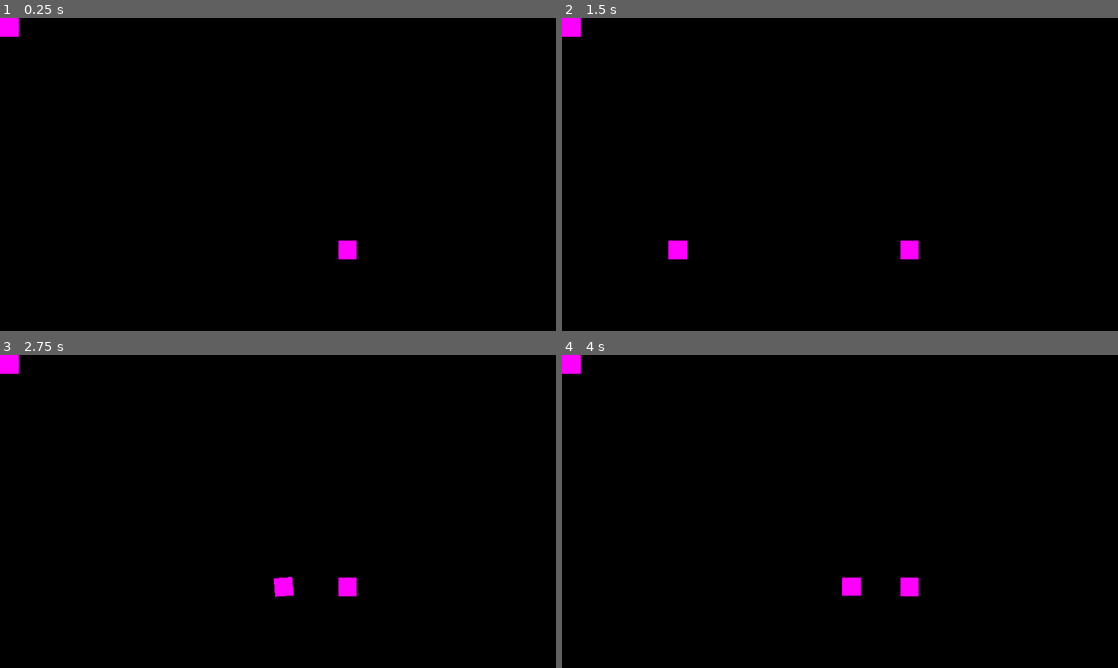
Above: before the commit, frames 1-4 (two rows, left to right).
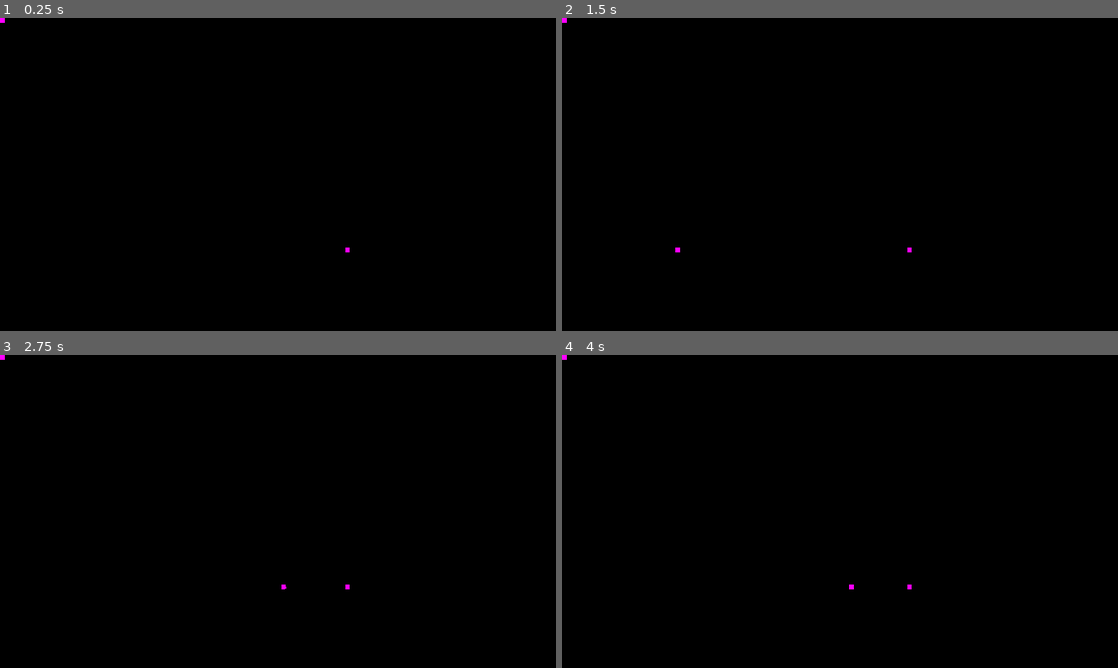
Above: after the commit, the same moments.

Repository: shubham230523/Toto
Game: Godot game, scene res://scenes/episode.tscn
The game is run twice, just before and just after one commit, with the same random seed, the same clock (stepped at 60 frames per second) and the same inputs.
Inputs:
- Up to frame 1 (0.25 s): no input
- Up to frame 2 (1.5 s): tap Enter at 0.5 s
- Up to frame 3 (2.75 s): no input
- Up to frame 4 (4 s): tap Space at 3.5 s

The runs differ from the first frame. In frame 1, 0.4% of the frame differs, in the area x 0-65%, y 0-78%; in frame 2, 0.6%; in frame 3, 0.6%; in frame 4, 0.6%.

Commit message:
Stabilize story generation: Fix Godot renderer crashes and improve script robustness

Diff:
--- a/renderer/scripts/character.gd
+++ b/renderer/scripts/character.gd
@@ -7,8 +7,16 @@
 @onready var anim_player = $AnimationPlayer
 
 ## Sets the character's visual texture.
-func set_texture(texture: Texture2D) -> void:
-	sprite.texture = texture
+func set_texture(tex: Texture2D) -> void:
+	if sprite:
+		sprite.texture = tex
+	else:
+		# Fallback if called before @onready
+		var s = get_node_or_null("Sprite")
+		if s:
+			s.texture = tex
+		else:
+			push_error("Character: Sprite node not found!")
 
 ## Plays a basic animation by name.
 func play_animation(anim_name: String) -> void:
--- a/renderer/scripts/object.gd
+++ b/renderer/scripts/object.gd
@@ -6,8 +6,14 @@
 @onready var sprite = $Sprite
 
 ## Sets the object's visual texture.
-func set_texture(texture: Texture2D) -> void:
-	sprite.texture = texture
+func set_texture(tex: Texture2D) -> void:
+	if sprite:
+		sprite.texture = tex
+	else:
+		# Fallback if called before @onready
+		var s = get_node_or_null("Sprite")
+		if s:
+			s.texture = tex
 
 ## Convenience method to flip the object horizontally.
 func set_facing_left(is_left: bool) -> void:
--- a/renderer/scripts/renderer.gd
+++ b/renderer/scripts/renderer.gd
@@ -176,12 +176,14 @@
 		await execute_action(action)
 
 func _ready() -> void:
-	# 0. Create a 1x1 magenta placeholder to identify missing textures visually and prevent crashes
-	var img = Image.create(64, 64, false, Image.FORMAT_RGBA8)
+	# 0. Create a 1x1 magenta placeholder ImageTexture.
+	var img = Image.create(16, 16, false, Image.FORMAT_RGBA8)
 	img.fill(Color.MAGENTA)
 	_placeholder_tex = ImageTexture.create_from_image(img)
 
 	register_resource("__placeholder", _placeholder_tex)
+	if background_node:
+		background_node.texture = _placeholder_tex
 
 	var episode_path = ""
 
@@ -242,27 +244,39 @@
 
 	# 2. Set Background
 	var bg_name = scene_data.get("background", "")
-	var bg_texture = _resource_registry.get(bg_name, _placeholder_tex)
+	var bg_texture = _resource_registry.get(bg_name)
+	if not bg_texture or not bg_texture is Texture2D:
+		bg_texture = _placeholder_tex
+
 	background_node.texture = bg_texture
 
 	# 3. Spawn Characters
 	for char_name in scene_data.get("characters", []):
 		var char_instance = CHARACTER_SCENE.instantiate()
+
+		# Set texture or placeholder BEFORE adding to tree
+		var texture = _resource_registry.get(char_name)
+		if not texture or not texture is Texture2D:
+			texture = _placeholder_tex
+
+		char_instance.set_texture(texture)
+
 		characters_container.add_child(char_instance)
 		register_node(char_name, char_instance)
-
-		# Set texture or placeholder
-		var texture = _resource_registry.get(char_name, _placeholder_tex)
-		char_instance.set_texture(texture)
 
 	# 4. Spawn Objects
 	for obj_name in scene_data.get("objects", []):
 		var obj_instance = OBJECT_SCENE.instantiate()
+
+		# Set texture BEFORE adding to tree
+		var texture = _resource_registry.get(obj_name)
+		if not texture or not texture is Texture2D:
+			texture = _placeholder_tex
+
+		obj_instance.set_texture(texture)
+
 		objects_container.add_child(obj_instance)
 		register_node(obj_name, obj_instance)
-
-		var texture = _resource_registry.get(obj_name, _placeholder_tex)
-		obj_instance.set_texture(texture)
 
 ## Resets the registry and clears instantiated actors.
 func _clear_registry() -> void:
@@ -280,6 +294,8 @@
 	# 1. Pre-load Assets from manifest
 	await _preload_assets(storyboard.get("requiredAssets", []))
 
+	print("[renderer]: Assets loaded. Registry keys: ", _resource_registry.keys())
+
 	var total_duration = 0.0
 
 	# 2. Loop through scenes
@@ -313,6 +329,8 @@
 		var relative_url_path = url.replace("http://localhost:3000/uploads", "")
 		var local_path = base_uploads_path + relative_url_path
 		local_path = local_path.replace("\\", "/") # Normalize to forward slashes
+
+		print("[renderer]: Loading ", type, " asset '", name, "' from ", local_path)
 
 		# Robustly handle extension differences (AI might return .jpg or .png)
 		if type != "audio":
Not shown, added: .artifacts/1a14a22f-443e-467a-b525-b5f8dd594923/implementation_plan.artifact.md
Not shown, changed: render-service/src/services/render-orchestrator.service.ts
